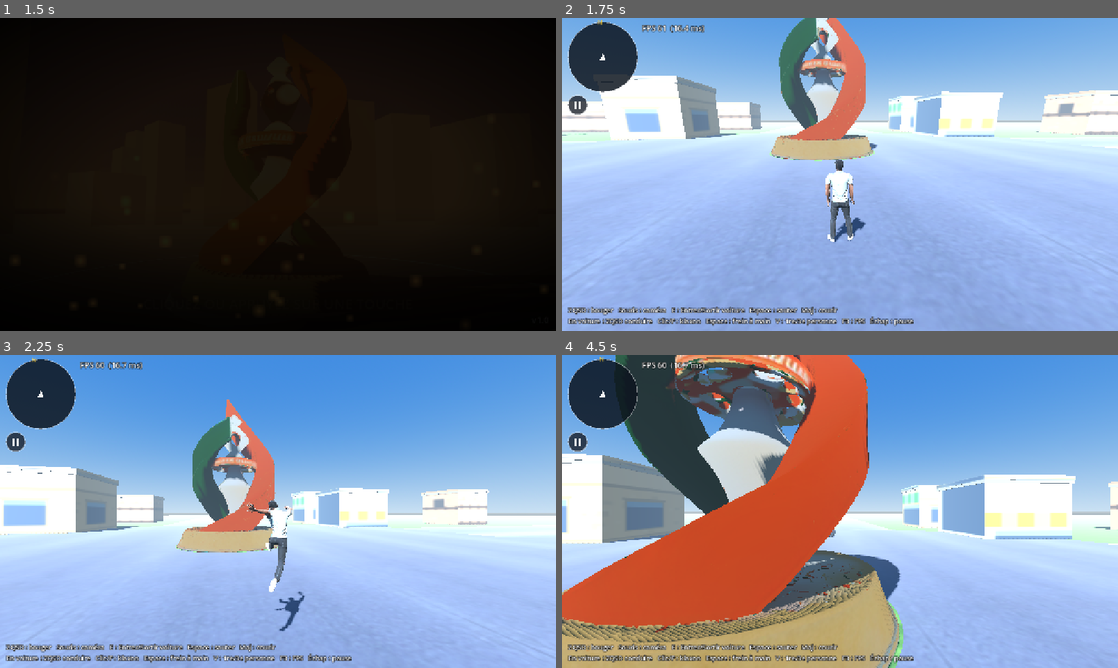
Above: before the commit, frames 1-4 (two rows, left to right).
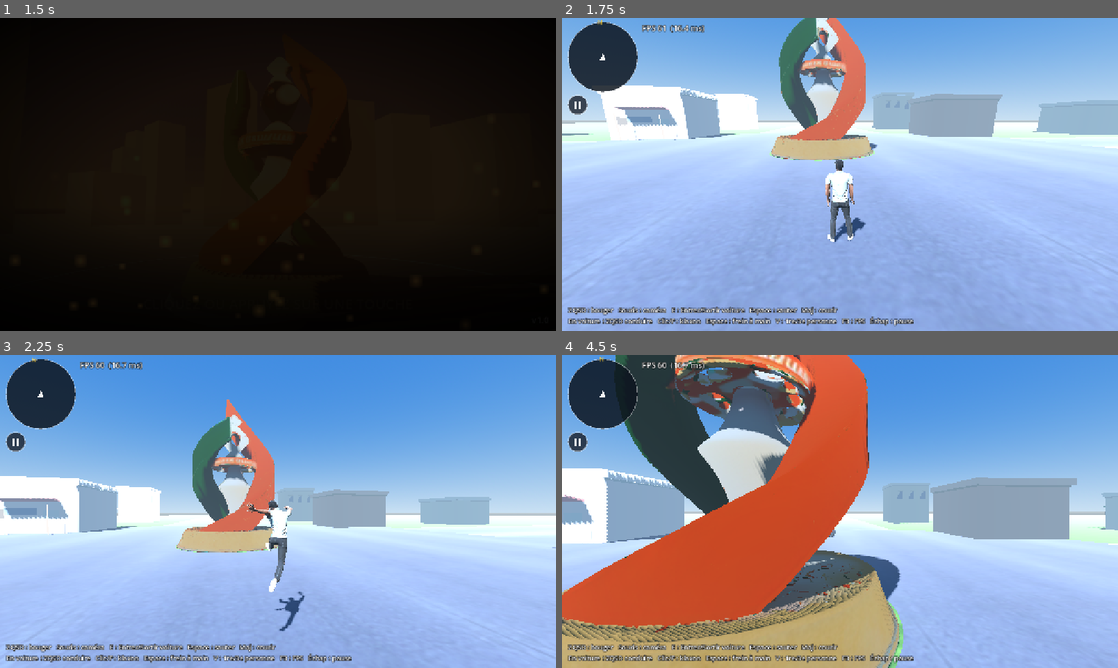
Above: after the commit, the same moments.

Repository: kidasniger/NigerStreets
Game: Godot game, scene res://scenes/splash.tscn
Two runs of this game, one before a commit and one after it. Both use one fixed random seed, a clock stepped at 60 frames per second and the inputs below.
Inputs (mouse positions are in pixels of both pictures, inside the frame that each line leads up to):
- Up to frame 1 (1.5 s): tap Enter at 0.5 s; move the mouse to (400, 158) at 0.52 s; hold D 0.53-1.25 s; tap Shift at 0.6 s; click (400, 158) at 0.67 s; tap Space at 0.77 s; drag from (166, 190) to (250, 237) at 1.27 s
- Up to frame 2 (1.75 s): no input
- Up to frame 3 (2.25 s): tap Space (jump) at 2 s; move the mouse to (289, 505) at 2.02 s; hold W (move_forward) from 2.03 s (still down); hold Shift (run) from 2.03 s (still down)
- Up to frame 4 (4.5 s): keep holding W (move_forward); move the mouse to (834, 517) at 2.77 s; release Shift (run) at 2.78 s; tap V (toggle_camera) at 2.85 s; click (834, 517) at 2.92 s; tap Space (jump) at 3.02, 3.77 s; move the mouse to (878, 514) at 3.52 s; tap E (enter_vehicle) at 3.6 s; move the mouse to (795, 508) at 4.27 s; tap F (horn) at 4.35 s

Frame 1 is identical in both runs. In frame 2, 7.7% of the frame differs, in the area x 0-100%, y 18-40%; in frame 3, 6.7%; in frame 4, 10%, in the area x 0-100%, y 31-61%.

Commit message:
Vrais bâtiments 3D pour Zinder
- 6 nouveaux modèles 3D détaillés : boutiques avec store incliné sur poteaux, immeubles 2 étages avec fenêtres en creux et linteaux, bâtiments Birni avec poutres toron saillantes et bande décorative en relief
- Chaque bâtiment est orienté au hasard (boutiques tournées vers la rue) et s'adapte exactement à sa place
- Murets de toiture, dalles et matériaux peints intégrés directement dans les modèles

Diff:
--- a/scripts/world.gd
+++ b/scripts/world.gd
@@ -44,6 +44,29 @@
 var _rng := RandomNumberGenerator.new()
 var _building_rects: Array[Rect2] = []
 var _building_count: int = 0
+
+## Modèles 3D de bâtiments de Zinder (glTF générés) : boutiques 1 étage ×2,
+## immeubles 2 étages ×2, Birni ×2. Empreinte (L×P) et hauteur du mur à l'échelle 1.
+const BUILDING_SCENE_PATHS: Array[String] = [
+        "res://assets/environment/buildings/shop_creme_vert.glb",
+        "res://assets/environment/buildings/shop_rose_rouge.glb",
+        "res://assets/environment/buildings/etage_sable.glb",
+        "res://assets/environment/buildings/etage_blanc.glb",
+        "res://assets/environment/buildings/birni_ocre.glb",
+        "res://assets/environment/buildings/birni_fonce.glb",
+]
+const BUILDING_SIZES: Array[Vector2] = [
+        Vector2(8.0, 7.0), Vector2(8.0, 7.0), Vector2(8.0, 7.0),
+        Vector2(8.0, 7.0), Vector2(7.0, 9.0), Vector2(7.0, 9.0),
+]
+const BUILDING_HEIGHTS: Array[float] = [4.2, 4.2, 7.2, 7.2, 5.5, 5.5]
+var _building_scenes: Array[PackedScene] = []
+
+## Charge les modèles GLB disponibles (chemins manquants ignorés : repli sur les boîtes)
+func _load_building_scenes() -> void:
+        for p in BUILDING_SCENE_PATHS:
+                if ResourceLoader.exists(p):
+                        _building_scenes.append(load(p) as PackedScene)
 var _low_facades: Array[StandardMaterial3D] = []    # façades 1 étage (boutique + muret)
 var _high_facades: Array[StandardMaterial3D] = []   # façades 2 étages (boutique + étage fenêtres)
 var _birni_facades: Array[StandardMaterial3D] = []  # façades terre ocre d'inspiration Birni
@@ -507,18 +530,49 @@
         _roof_material.roughness = 0.95
 
 func _add_building(center_xz: Vector2, footprint: Vector2, height: float) -> void:
+        _building_count += 1
+        var body := StaticBody3D.new()
+        body.name = "Building%d" % _building_count   # nom unique (Godot renomme sinon en @StaticBody3D@N)
+        body.collision_layer = 1
+        body.position = Vector3(center_xz.x, 0.0, center_xz.y)   # origine des modèles au niveau du sol
+        add_child(body)
+        if _building_scenes.size() > 0:
+                _add_model_building(body, footprint)
+        else:
+                _add_box_building(body, footprint, height)
+        _building_rects.append(Rect2(center_xz - footprint * 0.5, footprint))
+
+## Vrai bâtiment 3D (glTF) : orienté au hasard, étiré pour remplir exactement l'empreinte demandée
+func _add_model_building(body: StaticBody3D, footprint: Vector2) -> void:
+        var idx := _rng.randi() % _building_scenes.size()
+        var inst: Node3D = _building_scenes[idx].instantiate()
+        var rot_steps := _rng.randi_range(0, 3)
+        var model_size: Vector2 = BUILDING_SIZES[idx]
+        if rot_steps % 2 == 1:
+                model_size = Vector2(model_size.y, model_size.x)   # modèle tourné : axes échangés
+        var sx := footprint.x / model_size.x
+        var sz := footprint.y / model_size.y
+        var sy := (sx + sz) * 0.5
+        var h: float = BUILDING_HEIGHTS[idx] * sy
+        inst.rotation.y = float(rot_steps) * PI * 0.5
+        inst.scale = Vector3(sx, sy, sz)
+        body.add_child(inst)
+        var shape := BoxShape3D.new()
+        shape.size = Vector3(footprint.x, h, footprint.y)
+        var collision := CollisionShape3D.new()
+        collision.shape = shape
+        collision.position = Vector3(0.0, h * 0.5, 0.0)
+        body.add_child(collision)
+
+## Bâtiment texturé simple (repli si les modèles GLB sont absents)
+func _add_box_building(body: StaticBody3D, footprint: Vector2, height: float) -> void:
         var mat: StandardMaterial3D
         if _rng.randf() < 0.25:
                 mat = _birni_facades[_rng.randi() % _birni_facades.size()]   # quartier Birni
         else:
                 var pool: Array[StandardMaterial3D] = _low_facades if height < 6.0 else _high_facades
                 mat = pool[_rng.randi() % pool.size()]
-        var body := StaticBody3D.new()
-        _building_count += 1
-        body.name = "Building%d" % _building_count   # nom unique (Godot renomme sinon en @StaticBody3D@N)
-        body.collision_layer = 1
-        body.position = Vector3(center_xz.x, height * 0.5, center_xz.y)
-        add_child(body)
+        body.position.y = height * 0.5
         var wall_mesh := BoxMesh.new()
         wall_mesh.size = Vector3(footprint.x, height, footprint.y)
         var wall_instance := MeshInstance3D.new()
@@ -552,9 +606,9 @@
         var collision := CollisionShape3D.new()
         collision.shape = shape
         body.add_child(collision)
-        _building_rects.append(Rect2(center_xz - footprint * 0.5, footprint))
 
 func _build_buildings() -> void:
+        _load_building_scenes()
         _create_building_materials()
         var dirs: Array[Vector3] = [
                 Vector3(0.0, 0.0, -1.0), Vector3(0.0, 0.0, 1.0),
Binary file added: assets/environment/buildings/birni_fonce.glb
Not shown, added: assets/environment/buildings/birni_fonce.glb.import
Binary file added: assets/environment/buildings/birni_ocre.glb
Not shown, added: assets/environment/buildings/birni_ocre.glb.import
Binary file added: assets/environment/buildings/etage_blanc.glb
Not shown, added: assets/environment/buildings/etage_blanc.glb.import
Binary file added: assets/environment/buildings/etage_sable.glb
Not shown, added: assets/environment/buildings/etage_sable.glb.import
Binary file added: assets/environment/buildings/shop_creme_vert.glb
Not shown, added: assets/environment/buildings/shop_creme_vert.glb.import
Binary file added: assets/environment/buildings/shop_rose_rouge.glb
Not shown, added: assets/environment/buildings/shop_rose_rouge.glb.import
(and 1 more such lines)
